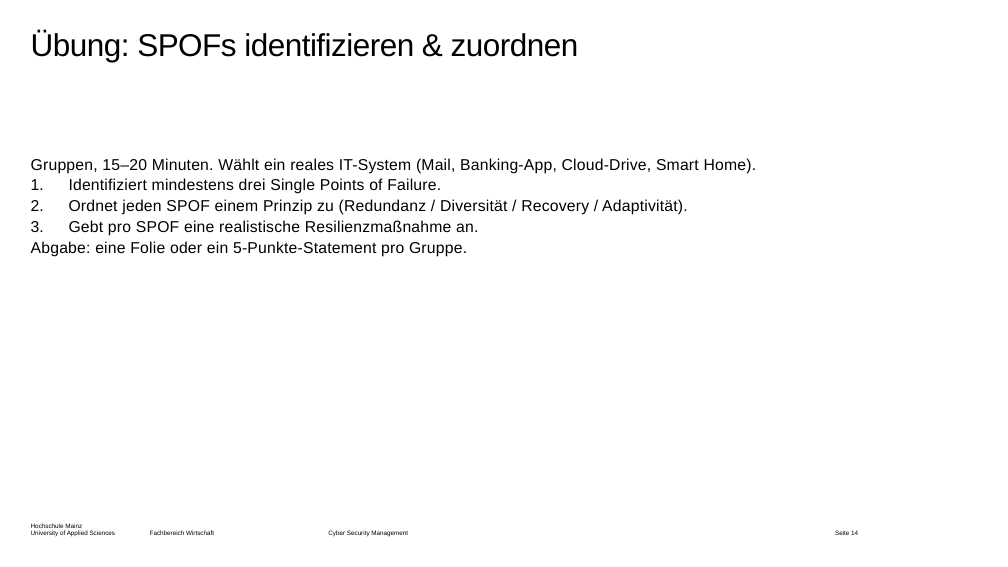
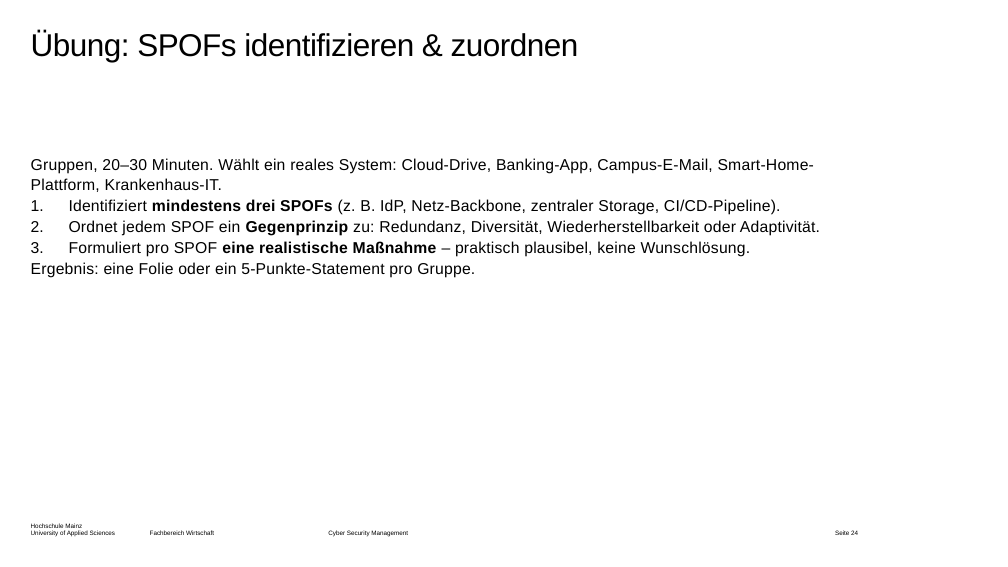
Before and after one commit to dlo-delphi/csm-cyber_resilienz-quarto, a slide deck: slide 24 of Präsentationen/Termin-03/_powerpoint/main.pptx (slide 14 before the commit). Drawn at 1008x567 pixels with LibreOffice and Linux fonts; fonts in the diff are those of the drawing; background and template pictures are left out. Boxes give left, top, right and bottom in pixels: in the first picture for what was removed or moved away, otherwise in the second. Text is boxed around its words. In the diff, an @@ line names an element or a change of style, - is before the commit and + after.

```diff
--- a/Präsentationen/Termin-03/_powerpoint/main.pptx
+++ b/Präsentationen/Termin-03/_powerpoint/main.pptx
@@ text at box(31, 158, 820, 278): text changed @@
-Gruppen, 15–20 Minuten. Wählt ein reales IT-System (Mail, Banking-App, Cloud-Drive, Smart Home).
-1. Identifiziert mindestens drei Single Points of Failure.
-2. Ordnet jeden SPOF einem Prinzip zu (Redundanz / Diversität / Recovery / Adaptivität).
-3. Gebt pro SPOF eine realistische Resilienzmaßnahme an.
-Abgabe: eine Folie oder ein 5-Punkte-Statement pro Gruppe.
+Gruppen, 20–30 Minuten. Wählt ein reales System: Cloud-Drive, Banking-App, Campus-E-Mail, Smart-Home-Plattform, Krankenhaus-IT.
+1. Identifiziert mindestens drei SPOFs (z. B. IdP, Netz-Backbone, zentraler Storage, CI/CD-Pipeline).
+2. Ordnet jedem SPOF ein Gegenprinzip zu: Redundanz, Diversität, Wiederherstellbarkeit oder Adaptivität.
+3. Formuliert pro SPOF eine realistische Maßnahme – praktisch plausibel, keine Wunschlösung.
+Ergebnis: eine Folie oder ein 5-Punkte-Statement pro Gruppe.
```
Also in this commit, not shown: 13 other slides changed, 12 slides added, 1 slide removed, 30 other files.
